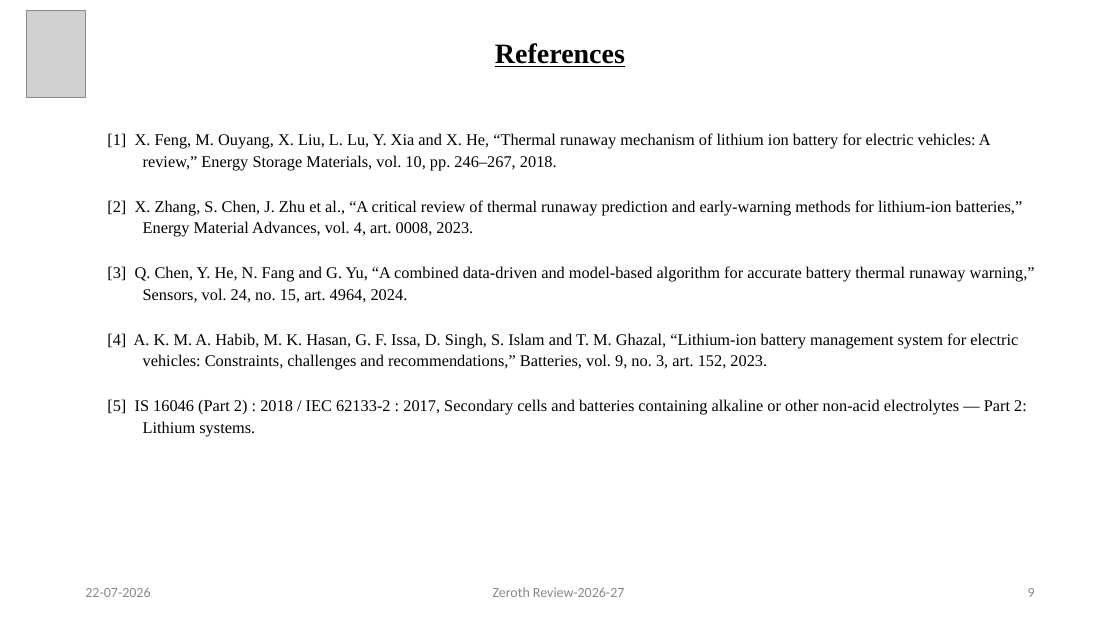
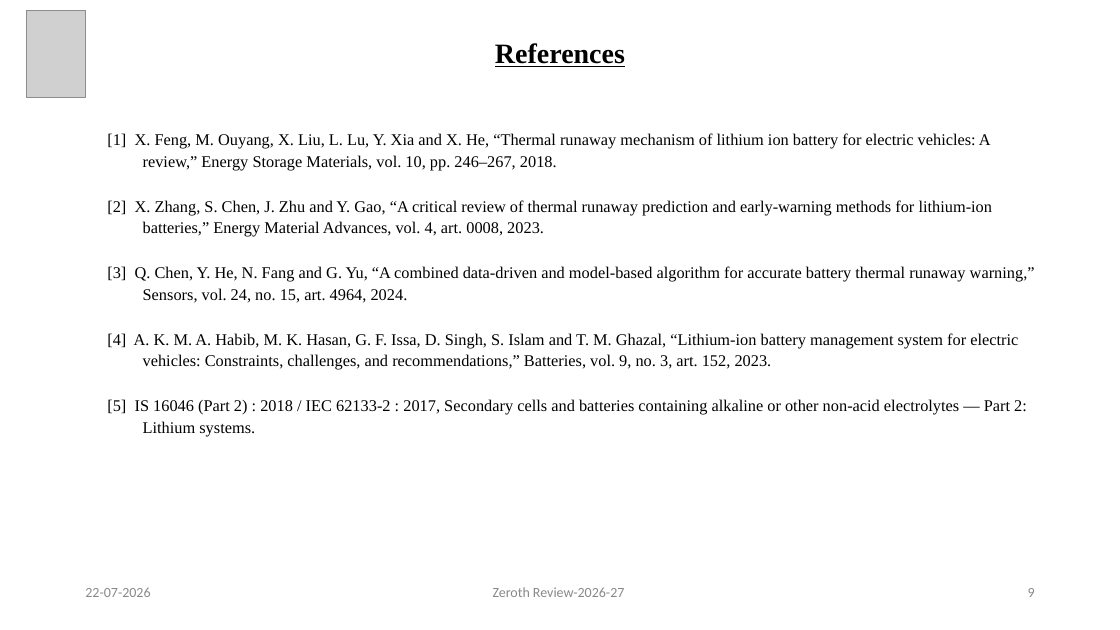
Before and after one commit to KiranPranay/moosi-bms, a slide deck: slide 9 of docs/reviews/zeroth-review/Predictive_BMS_Zeroth_Review.pptx. Drawn at 1120x630 pixels with LibreOffice and Linux fonts; fonts in the diff are those of the drawing; grey boxes stand for pictures. Boxes give left, top, right and bottom in pixels: in the first picture for what was removed or moved away, otherwise in the second. Text is boxed around its words. In the diff, an @@ line names an element or a change of style, - is before the commit and + after.

```diff
--- a/docs/reviews/zeroth-review/Predictive_BMS_Zeroth_Review.pptx
+++ b/docs/reviews/zeroth-review/Predictive_BMS_Zeroth_Review.pptx
@@ text at (107,200,993,237): text changed @@
-[2] X. Zhang, S. Chen, J. Zhu et al., “A critical review of thermal runaway prediction and early-warning methods for lithium-ion batteries,” Energy Material Advances, vol. 4, art. 0008, 2023.
+[2] X. Zhang, S. Chen, J. Zhu and Y. Gao, “A critical review of thermal runaway prediction and early-warning methods for lithium-ion batteries,” Energy Material Advances, vol. 4, art. 0008, 2023.
@@ text at (107,333,1018,370): text changed @@
-[4] A. K. M. A. Habib, M. K. Hasan, G. F. Issa, D. Singh, S. Islam and T. M. Ghazal, “Lithium-ion battery management system for electric vehicles: Constraints, challenges and recommendations,” Batteries, vol. 9, no. 3, art. 152, 2023.
+[4] A. K. M. A. Habib, M. K. Hasan, G. F. Issa, D. Singh, S. Islam and T. M. Ghazal, “Lithium-ion battery management system for electric vehicles: Constraints, challenges, and recommendations,” Batteries, vol. 9, no. 3, art. 152, 2023.
```
Also in this commit, not shown: 1 other slide changed, 21 other files.
